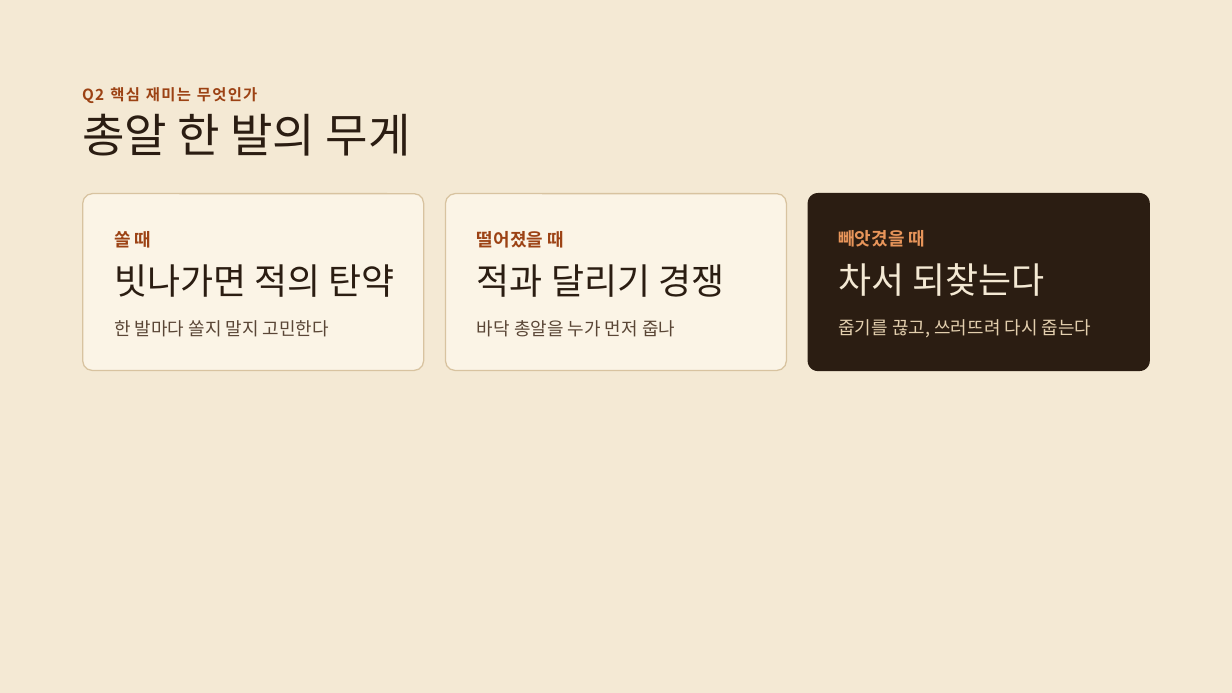
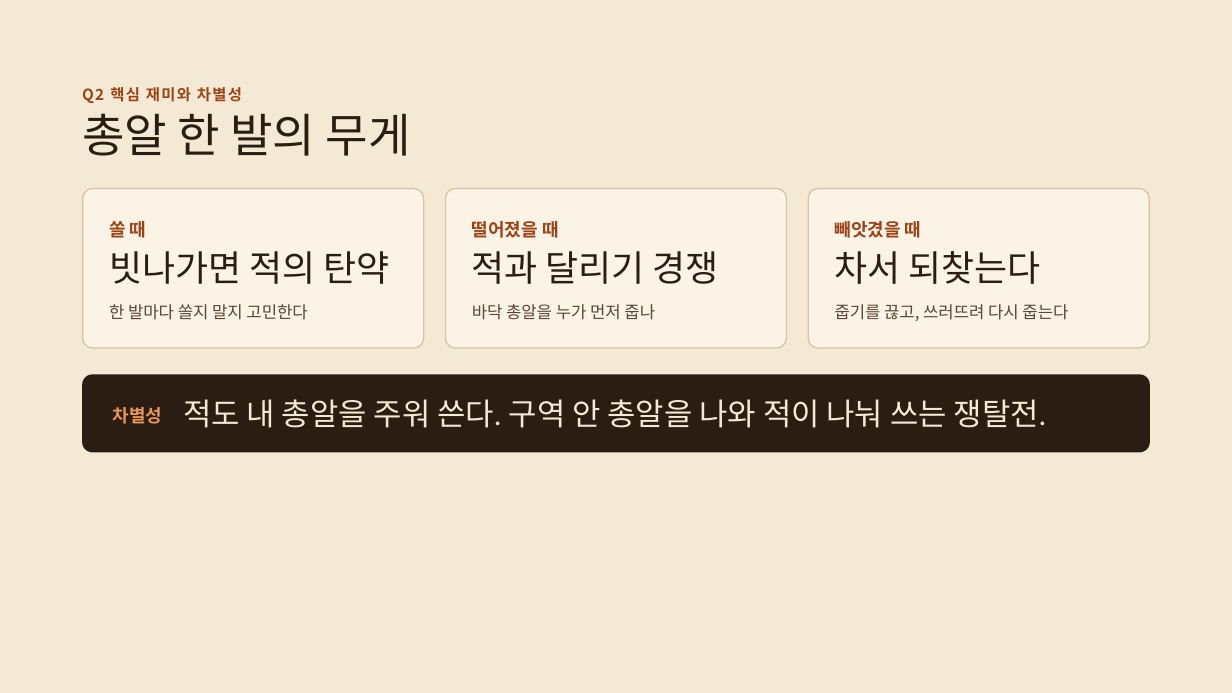
Before and after one commit to semin1228/Last6Bullet, a slide deck: slide 5 of docs/Last6Bullet_Presentation1.pptx (slide 6 before the commit). Drawn at 1232x693 pixels with LibreOffice and Linux fonts; fonts in the diff are those of the drawing. Boxes give left, top, right and bottom in pixels: in the first picture for what was removed or moved away, otherwise in the second. Text is boxed around its words. In the diff, an @@ line names an element or a change of style, - is before the commit and + after.

```diff
--- a/docs/Last6Bullet_Presentation1.pptx
+++ b/docs/Last6Bullet_Presentation1.pptx
@@ text at (x1=82, y1=87, x2=242, y2=103): text changed @@
-Q2 핵심 재미는 무엇인가
+Q2 핵심 재미와 차별성
@@ rounded rectangle resized from (x1=83, y1=194, x2=424, y2=371) to (x1=83, y1=189, x2=424, y2=348) @@
@@ rounded rectangle at (x1=83, y1=189, x2=424, y2=348): proportions changed @@
@@ rounded rectangle at (x1=445, y1=189, x2=787, y2=348): proportions changed @@
@@ rounded rectangle resized from (x1=445, y1=194, x2=787, y2=371) to (x1=445, y1=189, x2=787, y2=348) @@
@@ rounded rectangle resized from (x1=808, y1=193, x2=1150, y2=372) to (x1=809, y1=189, x2=1150, y2=348) @@
@@ rounded rectangle at (x1=809, y1=189, x2=1150, y2=348): fill #2B1D12 to #FBF4E6; outline none to #D8C3A0 1 pt; proportions changed @@
@@ text "쏠 때" moved from (x1=114, y1=231, x2=152, y2=248) to (x1=109, y1=221, x2=147, y2=238) @@
@@ text "떨어졌을 때" moved from (x1=477, y1=231, x2=564, y2=248) to (x1=472, y1=221, x2=559, y2=238) @@
@@ text "빼앗겼을 때" moved from (x1=838, y1=230, x2=926, y2=247) to (x1=835, y1=221, x2=922, y2=238) @@
@@ text "빼앗겼을 때" at (x1=835, y1=221, x2=922, y2=238): text colour #E8955A to #9C4214 @@
@@ text "빗나가면 적의 탄약" moved from (x1=114, y1=264, x2=394, y2=297) to (x1=109, y1=251, x2=389, y2=284) @@
@@ text "적과 달리기 경쟁" moved from (x1=477, y1=264, x2=724, y2=297) to (x1=472, y1=251, x2=719, y2=284) @@
@@ text "차서 되찾는다" moved from (x1=838, y1=263, x2=1044, y2=296) to (x1=835, y1=251, x2=1041, y2=284) @@
@@ text "차서 되찾는다" at (x1=835, y1=251, x2=1041, y2=284): text colour #F4E9D4 to #2B1D12 @@
@@ text "한 발마다 쏠지 말지 고민한다" moved from (x1=114, y1=320, x2=329, y2=337) to (x1=109, y1=304, x2=307, y2=320) @@
@@ text "한 발마다 쏠지 말지 고민한다" at (x1=109, y1=304, x2=307, y2=320): size 14 to 13 pt; line spacing 21pt to 19.5pt @@
@@ text "바닥 총알을 누가 먼저 줍나" at (x1=472, y1=304, x2=655, y2=320): size 14 to 13 pt; line spacing 21pt to 19.5pt @@
@@ text "바닥 총알을 누가 먼저 줍나" moved from (x1=477, y1=320, x2=675, y2=337) to (x1=472, y1=304, x2=655, y2=320) @@
@@ text "줍기를 끊고, 쓰러뜨려 다시 줍는다" moved from (x1=838, y1=319, x2=1092, y2=337) to (x1=835, y1=304, x2=1068, y2=321) @@
@@ text "줍기를 끊고, 쓰러뜨려 다시 줍는다" at (x1=835, y1=304, x2=1068, y2=321): size 14 to 13 pt, text colour #E3CFAE to #5A4636; line spacing 21pt to 19.5pt @@
@@ rounded rectangle added at (x1=82, y1=374, x2=1151, y2=452), fill #2B1D12 @@
@@ text added at (x1=113, y1=407, x2=163, y2=424), 14 pt, text #E8955A, bold @@
+차별성
@@ text added at (x1=183, y1=399, x2=1047, y2=428), 24 pt, text #F4E9D4 @@
+적도 내 총알을 주워 쓴다. 구역 안 총알을 나와 적이 나눠 쓰는 쟁탈전.
```
Also in this commit, not shown: 1 other slide changed, 1 slide added, 4 slides removed, 1 other file.
